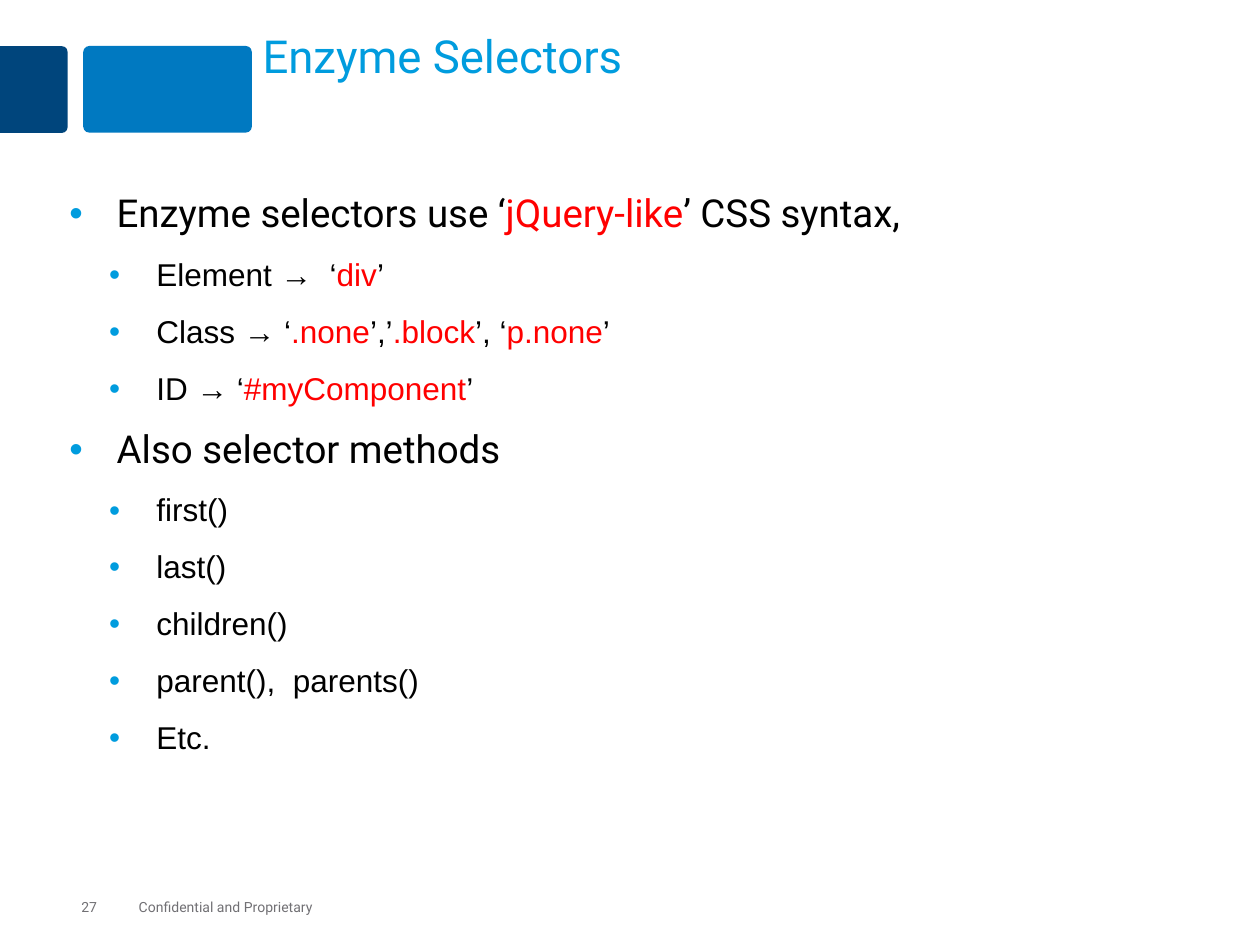
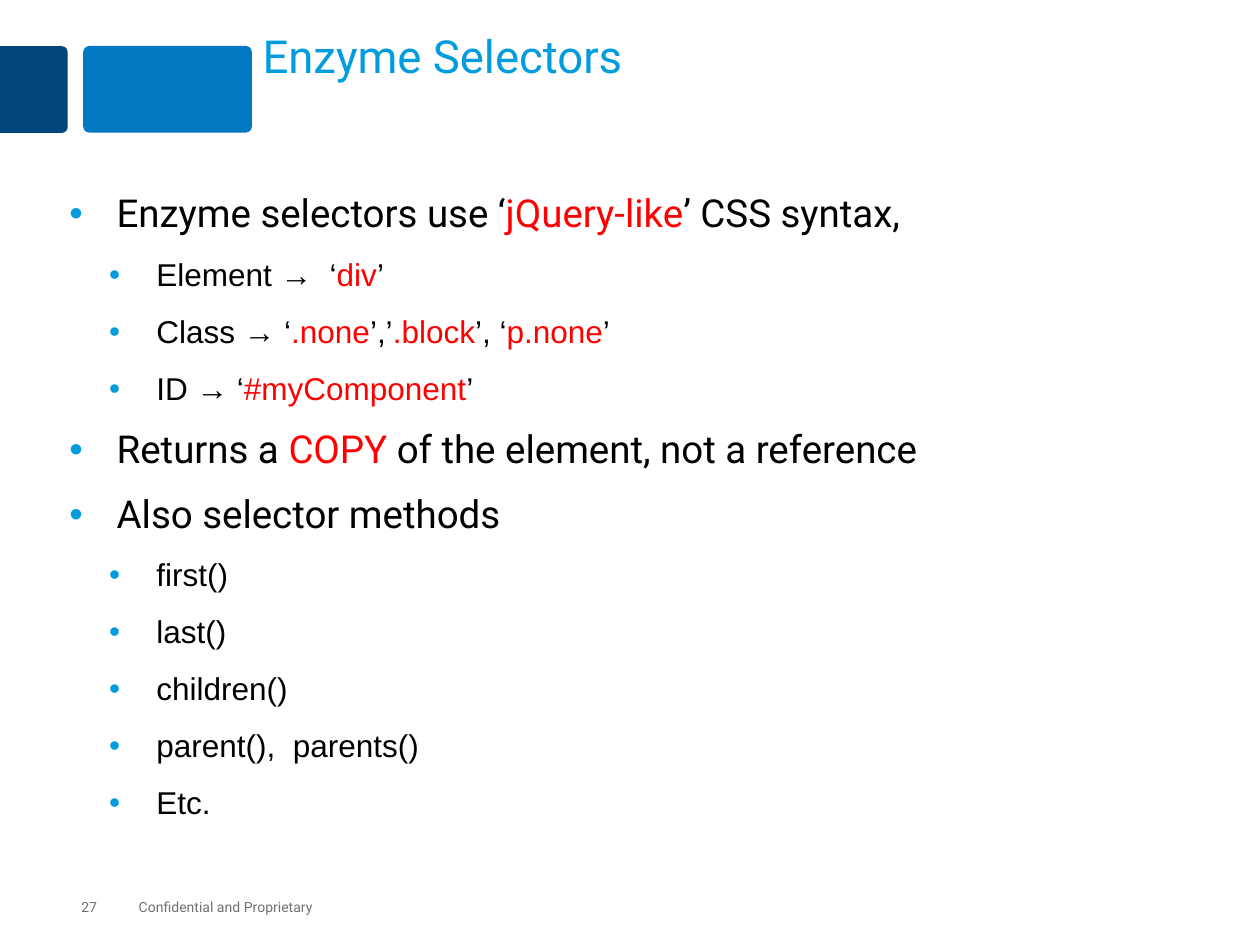
Before and after one commit to MaxMillington/react_practice, a slide deck: slide 27 of lesson-react-70-testing/react-testing.pptx. Drawn at 1260x945 pixels with LibreOffice and Linux fonts; fonts in the diff are those of the drawing. Boxes give left, top, right and bottom in pixels: in the first picture for what was removed or moved away, otherwise in the second. Text is boxed around its words. In the diff, an @@ line names an element or a change of style, - is before the commit and + after.

Commit message:
Updated the testing presentation

```diff
--- a/lesson-react-70-testing/react-testing.pptx
+++ b/lesson-react-70-testing/react-testing.pptx
@@ text at (117,433,917,469): paragraph added @@
+• Returns a COPY of the element, not a reference
```
